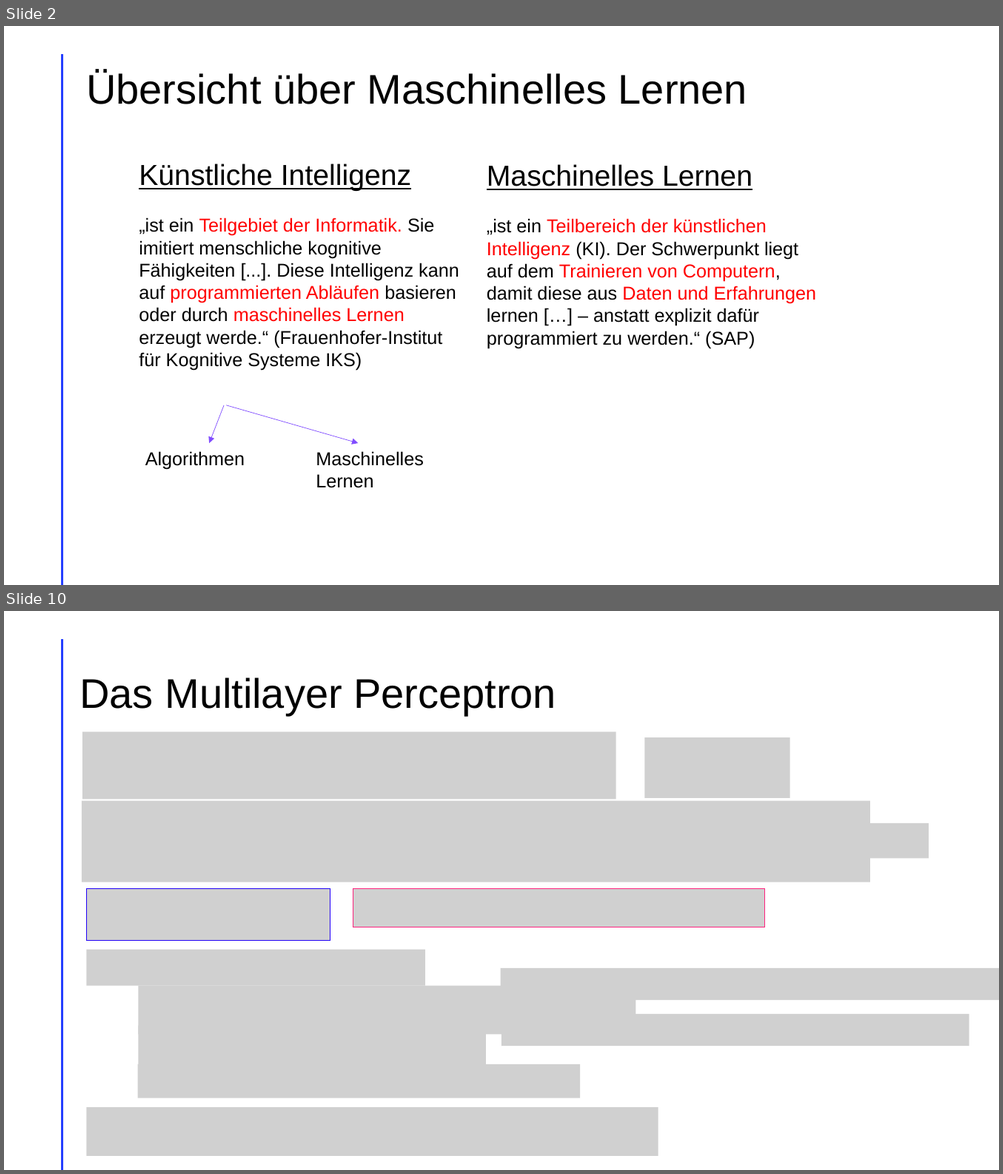
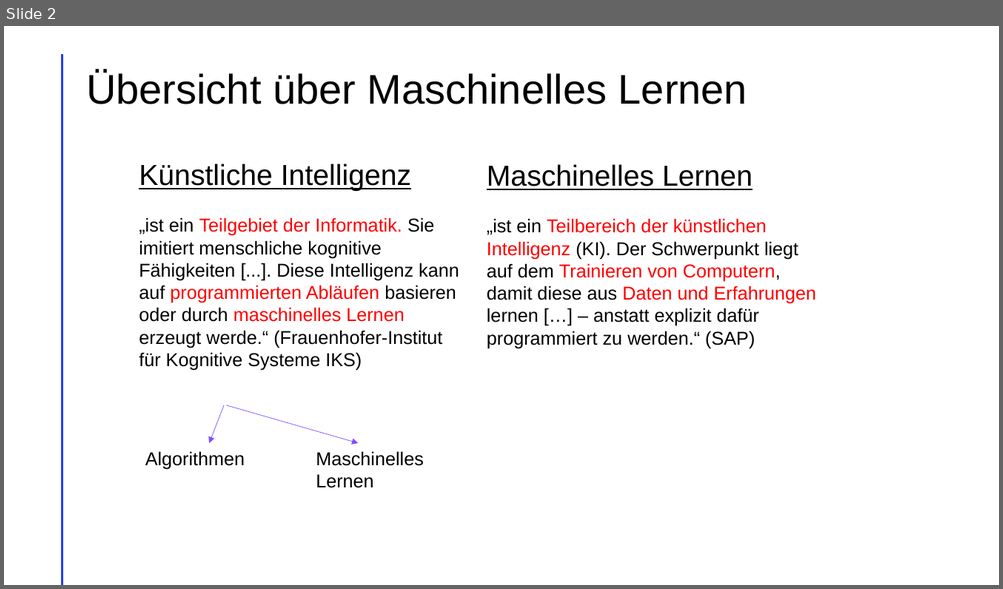
Before and after one commit to LeChummpy/PK, a slide deck: Präsi/präsi (3).pptx. Shown one above the other, each under a label of ours: slides 2 and 10 before the commit, slide 2 after it; the slides between them are not shown. The pictures are 1003x1174 and 1003x589 pixels, drawn with LibreOffice and Linux fonts; fonts in the diff are those of the drawing; grey boxes stand for pictures. Boxes give left, top, right and bottom in pixels: in the first picture for what was removed or moved away, otherwise in the second. Text is boxed around its words. In the diff, an @@ line names an element or a change of style, - is before the commit and + after.

```diff
--- a/Präsi/präsi (3).pptx
+++ b/Präsi/präsi (3).pptx
@@ slide 10 removed at bbox=[4, 611, 999, 1170], background #FFFFFF; not listed: 1 template element that a slide beside it also shows @@
@@ title removed at bbox=[79, 678, 556, 715] @@
-Das Multilayer Perceptron
@@ picture removed at bbox=[82, 732, 616, 799] @@
@@ picture removed at bbox=[645, 738, 791, 798] @@
@@ picture removed at bbox=[82, 801, 870, 883] @@
@@ picture removed at bbox=[788, 823, 928, 859] @@
@@ picture removed at bbox=[87, 889, 331, 941] @@
@@ picture removed at bbox=[353, 889, 765, 928] @@
@@ picture removed at bbox=[87, 950, 426, 986] @@
@@ picture removed at bbox=[138, 986, 636, 1035] @@
@@ picture removed at bbox=[500, 968, 999, 1000] @@
@@ picture removed at bbox=[138, 1026, 486, 1065] @@
@@ picture removed at bbox=[502, 1014, 970, 1047] @@
@@ picture removed at bbox=[137, 1065, 580, 1098] @@
@@ picture removed at bbox=[87, 1108, 658, 1156] @@
```
Also in this commit, not shown: 18 slides changed, 6 slides added, 2 other files.
